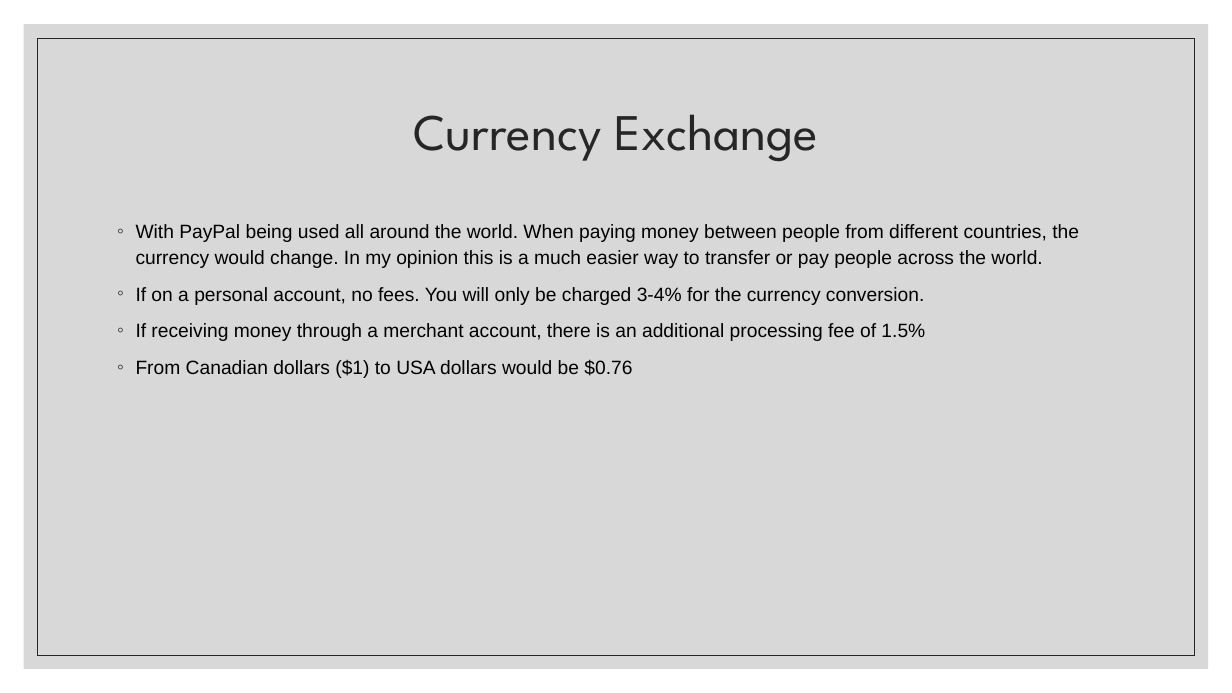
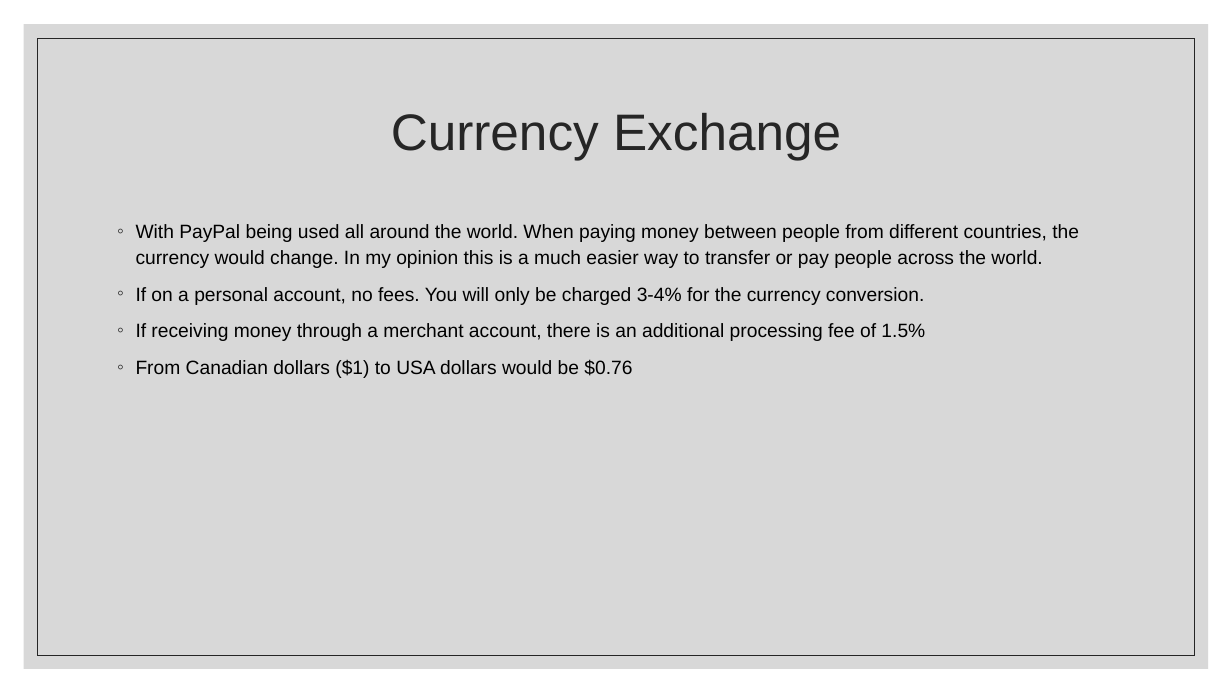
Before and after one commit to choco999/demonstration1, a slide deck: slide 6 of Paypal_Javascript.pptx. Drawn at 1232x693 pixels with LibreOffice and Linux fonts; fonts in the diff are those of the drawing. Boxes give left, top, right and bottom in pixels: in the first picture for what was removed or moved away, otherwise in the second. Text is boxed around its words. In the diff, an @@ line names an element or a change of style, - is before the commit and + after.

```diff
--- a/Paypal_Javascript.pptx
+++ b/Paypal_Javascript.pptx
@@ title "Currency Exchange" at box(391, 113, 841, 160): font League Spartan to Arial @@
```
Also in this commit, not shown: 5 other slides changed, 5 slides added.
